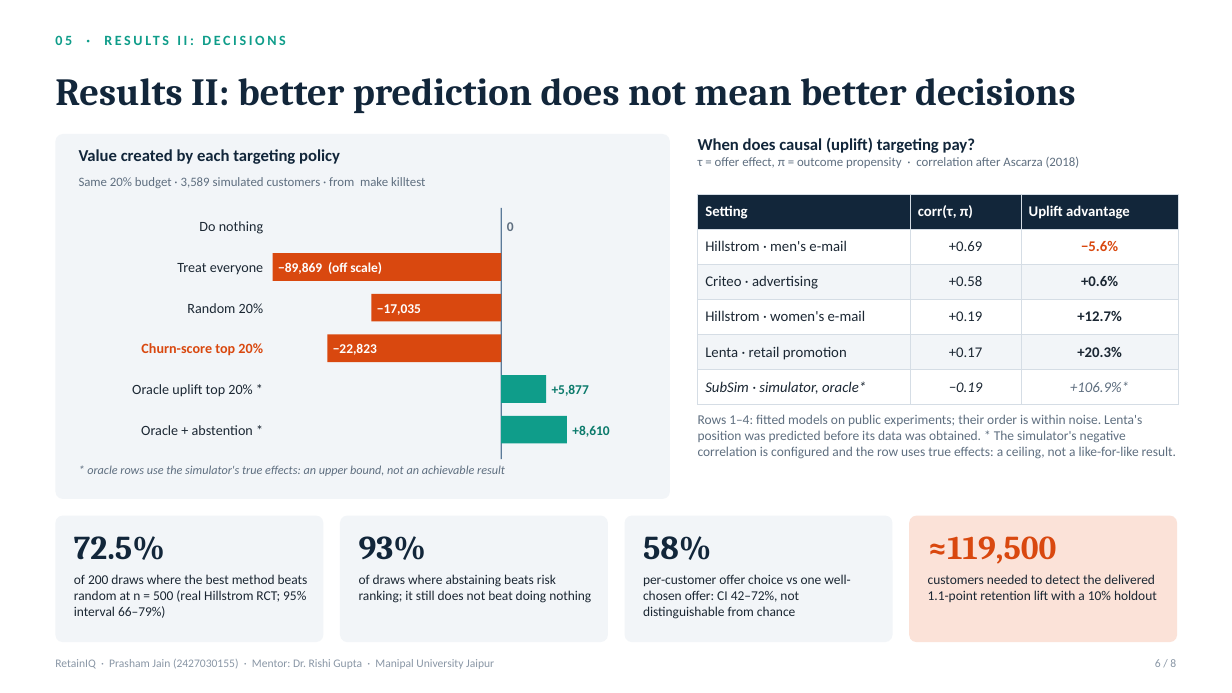
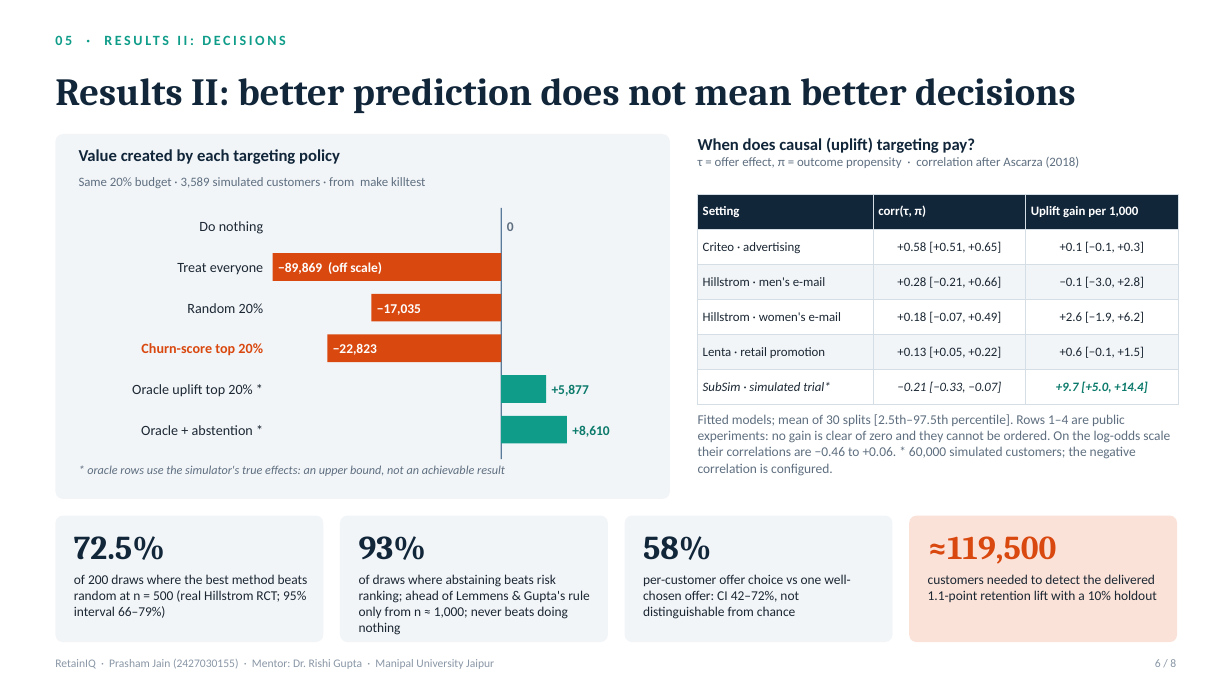
Before and after one commit to PrashamJ17/PBL-Proj, a slide deck: slide 6 of presentation/RetainIQ_Presentation.pptx. Drawn at 1232x693 pixels with LibreOffice and Linux fonts; fonts in the diff are those of the drawing. Boxes give left, top, right and bottom in pixels: in the first picture for what was removed or moved away, otherwise in the second. Text is boxed around its words. In the diff, an @@ line names an element or a change of style, - is before the commit and + after.

```diff
--- a/presentation/RetainIQ_Presentation.pptx
+++ b/presentation/RetainIQ_Presentation.pptx
@@ table at [698, 194, 1178, 397] @@
-row 1, column 3: Uplift advantage
+row 1, column 3: Uplift gain per 1,000
-row 2: Hillstrom · men's e-mail | +0.69 | −5.6%
+row 2: Criteo · advertising | +0.58 [+0.51, +0.65] | +0.1 [−0.1, +0.3]
-row 3: Criteo · advertising | +0.58 | +0.6%
+row 3: Hillstrom · men's e-mail | +0.28 [−0.21, +0.66] | −0.1 [−3.0, +2.8]
-row 4, column 2: +0.19
+row 4, column 2: +0.18 [−0.07, +0.49]
-row 4, column 3: +12.7%
+row 4, column 3: +2.6 [−1.9, +6.2]
-row 5, column 2: +0.17
+row 5, column 2: +0.13 [+0.05, +0.22]
-row 5, column 3: +20.3%
+row 5, column 3: +0.6 [−0.1, +1.5]
-row 6: SubSim · simulator, oracle* | −0.19 | +106.9%*
+row 6: SubSim · simulated trial* | −0.21 [−0.33, −0.07] | +9.7 [+5.0, +14.4]
@@ size 11.5 to 10 pt in "Setting", "corr(τ, π)", "Hillstrom · women's e-mail", "Lenta · retail promotion" @@
@@ text at [698, 414, 1170, 476]: text changed @@
-Rows 1–4: fitted models on public experiments; their order is within noise. Lenta's position was predicted before its data was obtained. * The simulator's negative correlation is configured and the row uses true effects: a ceiling, not a like-for-like result.
+Fitted models; mean of 30 splits [2.5th–97.5th percentile]. Rows 1–4 are public experiments: no gain is clear of zero and they cannot be ordered. On the log-odds scale their correlations are −0.46 to +0.06. * 60,000 simulated customers; the negative correlation is configured.
@@ text at [359, 574, 589, 635]: text changed @@
-of draws where abstaining beats risk ranking; it still does not beat doing nothing
+of draws where abstaining beats risk ranking; ahead of Lemmens & Gupta's rule only from n ≈ 1,000; never beats doing nothing
```
Also in this commit, not shown: 3 other slides changed, 30 other files.
